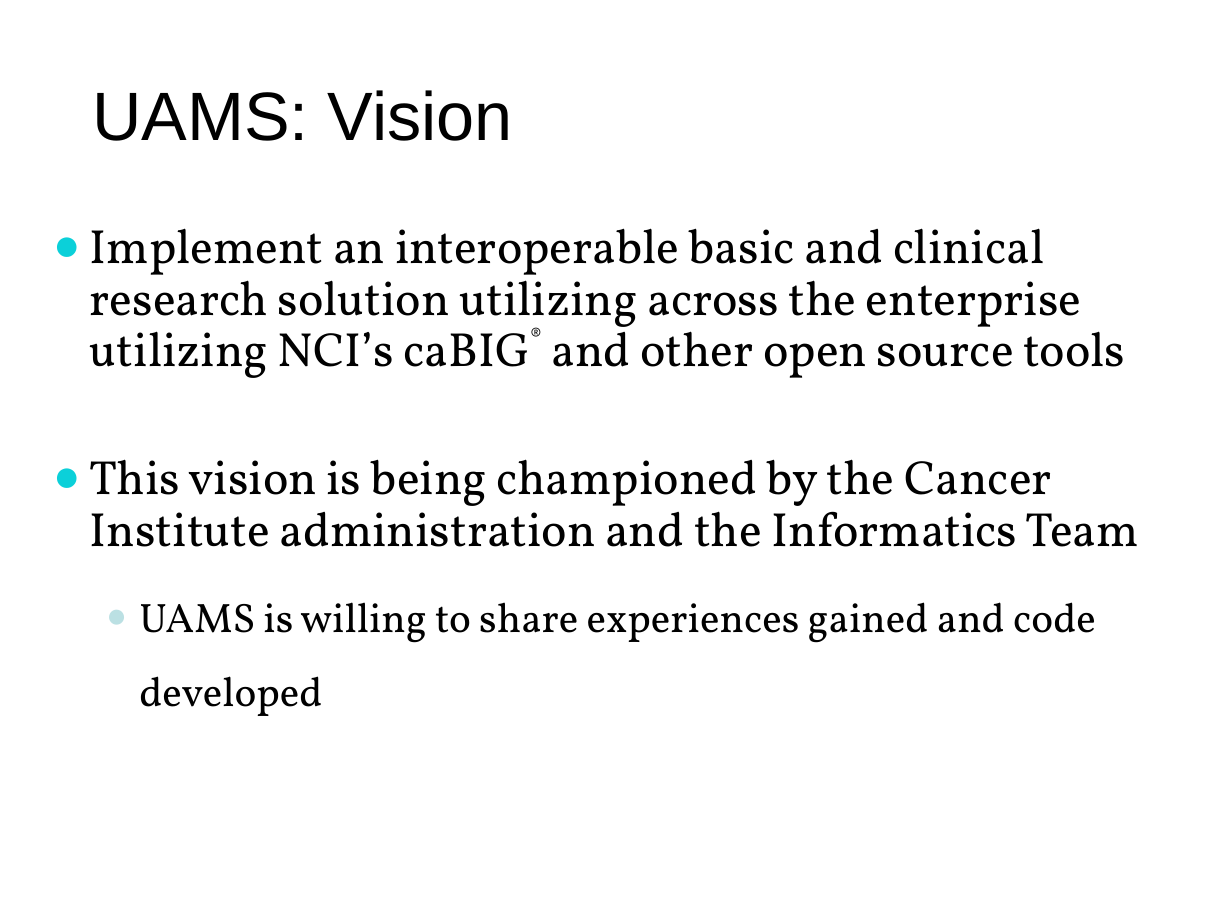
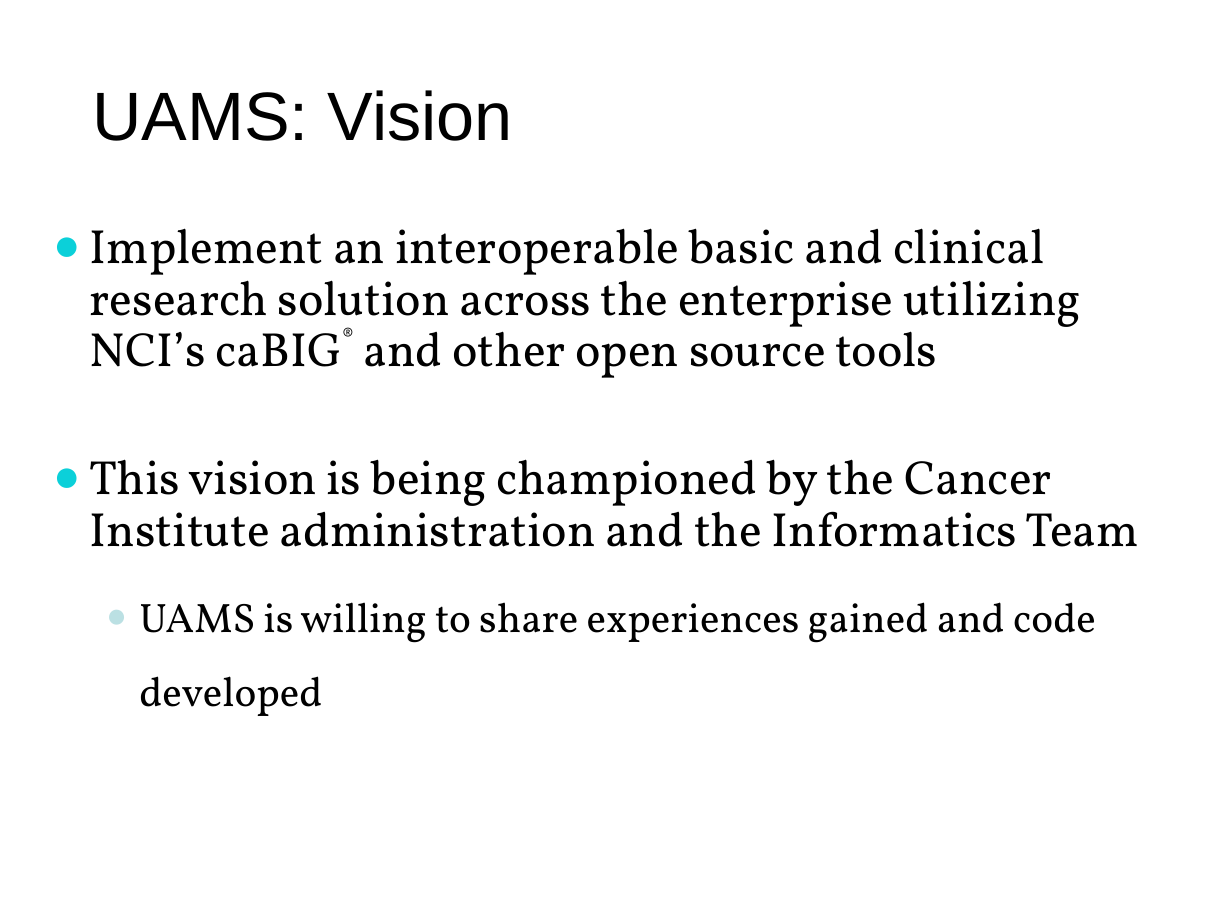
Before and after one commit to NCIP/caarray-docs, a slide deck: slide 2 of project_management/open_meetings/UAMS ICR presentation 11 4 09.ppt. Drawn at 1232x924 pixels with LibreOffice and Linux fonts; fonts in the diff are those of the drawing; background and template pictures are left out. Boxes give left, top, right and bottom in pixels: in the first picture for what was removed or moved away, otherwise in the second. Text is boxed around its words. In the diff, an @@ line names an element or a change of style, - is before the commit and + after.

```diff
--- a/project_management/open_meetings/UAMS ICR presentation 11 4 09.ppt
+++ b/project_management/open_meetings/UAMS ICR presentation 11 4 09.ppt
@@ text at (90, 228, 1081, 378): text changed @@
-● Implement an interoperable basic and clinical research solution utilizing across the enterprise utilizing NCI’s caBIG® and other open source tools
+● Implement an interoperable basic and clinical research solution across the enterprise utilizing NCI’s caBIG® and other open source tools
```
Also in this commit, not shown: 7 other slides changed, 2 slides added, 2 slides removed.
